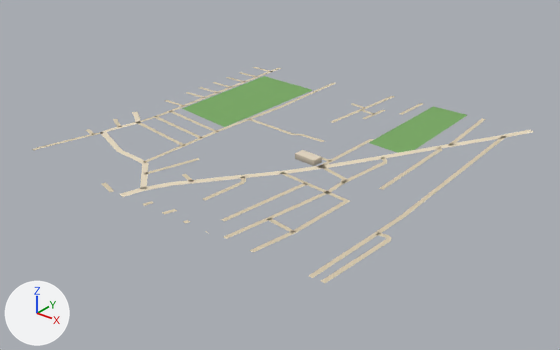
An edit to the glTF model public/assets/bengaluru-region-v1/tiles/t27_19-l1.glb, drawn before and after from the same camera.
Rendered twice from a 50 mm camera at (14359.0, 8974.0, 428.0) aimed at (13756.0, 9728.0, -39.0). Every picture has the same lights, and +X, +Y and +Z are marked at lower left. The older version comes first.

Names of what the first picture shows: 'building', 'ground'.
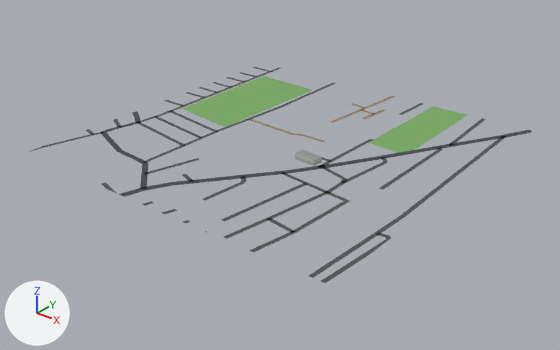
The change in detail:
me_building is used by ob_building; location (13500.0, 9500.0, 0.0).
me_building had 8 vertices, 10 faces and spanned x 291.9..326.2, y 212.4..230.2, z 0.0..8.0.
me_building now has 8 vertices, 12 faces and spans x 291.9..326.2, y 212.4..230.2, z 0.0..8.0.
me_building part 1: 10 kept faces spanning x 291.9..326.2, y 212.4..230.2, z 0.0..8.0 get new vertex colours.
Edits to the shape of me_building do not show in these pictures.
me_ground is used by ob_ground; location (13500.0, 9500.0, 0.0).
me_ground had 571 vertices, 521 faces and spanned x -3.0..504.0, y -3.0..502.0, z 1.0.
me_ground now has 593 vertices, 542 faces and spans x 0.0..500.0, y 0.0..500.0, z 1.0.
Part 2, on me_ground:
5 vertices are removed from x -3.0..1.0, y 16.0..104.0, z 1.0.
17 faces are deleted.
12 vertices move from x -2.0..29.0, y 14.0..263.0, z 1.0 to x 0.0..30.0, y 3.0..263.0, z 1.0.
18 vertices are added at x 0.0..6.0, y 15.0..477.0, z 1.0.
28 new faces join them.
Part 3, on me_ground:
20 vertices are removed from x 176.0..500.0, y -3.0..464.0, z 1.0.
36 faces are deleted.
18 vertices move from x 149.0..503.0, y -1.0..469.0, z 1.0 to x 149.0..500.0, y 0.0..473.0, z 1.0.
27 vertices are added at x 170.0..500.0, y 0.0..493.0, z 1.0.
43 new faces join them.
Part 4, on me_ground:
5 vertices are removed from x 495.0..504.0, y 497.0..502.0, z 1.0.
4 faces are deleted.
2 vertices move from x 425.0..432.0, y 359.0..360.0, z 1.0 to x 426.0..432.0, y 358.0..360.0, z 1.0.
7 vertices are added at x 493.0..500.0, y 491.0..500.0, z 1.0.
7 new faces join them.
me_ground part 5: 327 kept faces spanning x 0.0..500.0, y 0.0..500.0, z 1.0 get new vertex colours; the middle colour goes from beige #d7c9ae to dark grey #535556.
Other edits to the shape of me_ground do not show in these pictures.

Boxes [x1, y1, x2, y2] around the edits, measured in the pictures (560 x 350 px; the box of a moved part takes in the faces that stretch with it):
part 1 of me_building, recoloured (darker): [295, 150, 322, 166] in both
part 2 of me_ground, reshaped: before [32, 67, 271, 150]; after [29, 67, 273, 152]
part 3 of me_ground, moved or reshaped: [102, 96, 423, 283] in both
part 4 of me_ground, reshaped: before [425, 130, 533, 159]; after [425, 130, 532, 159]
part 5 of me_ground, recoloured: [42, 68, 520, 247] in both
